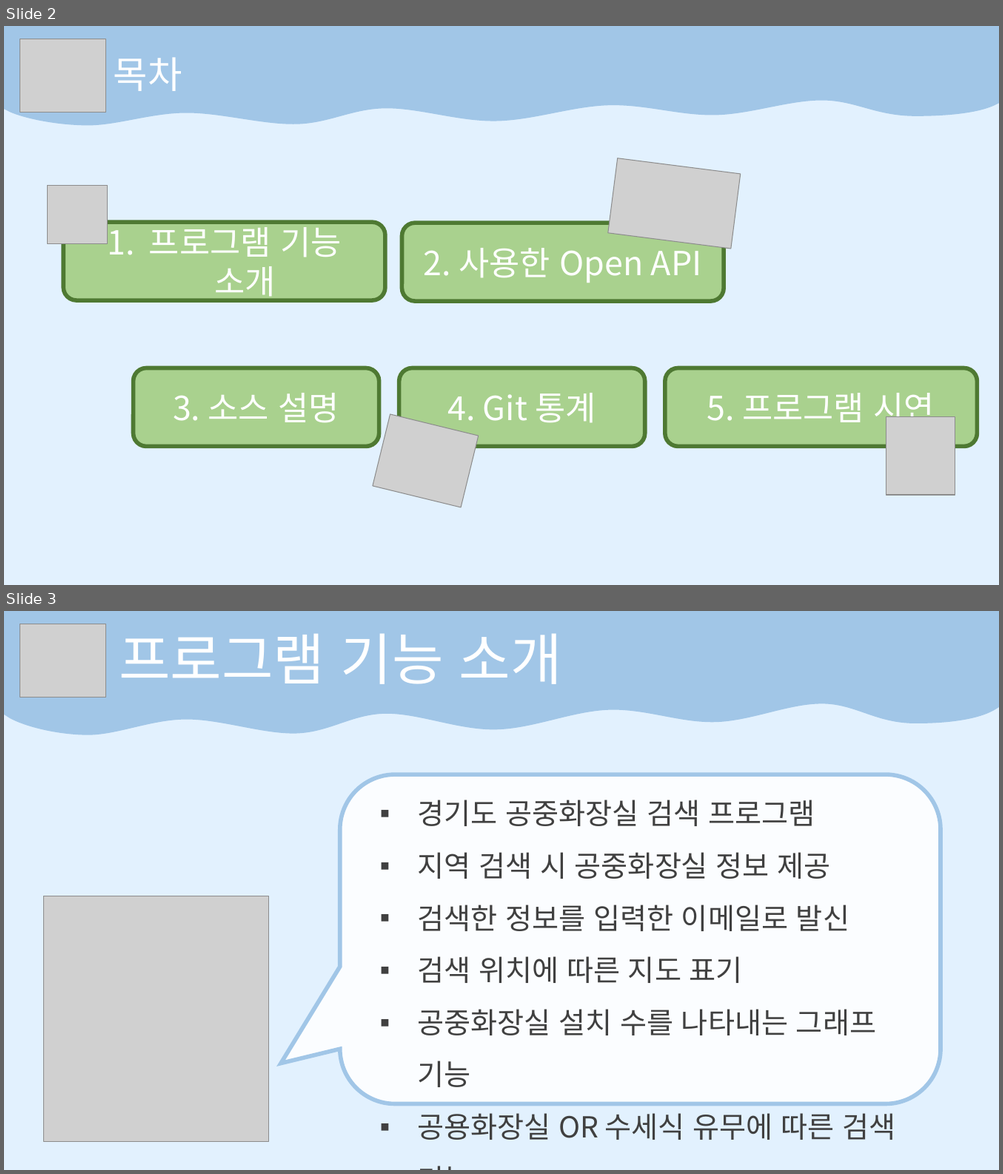
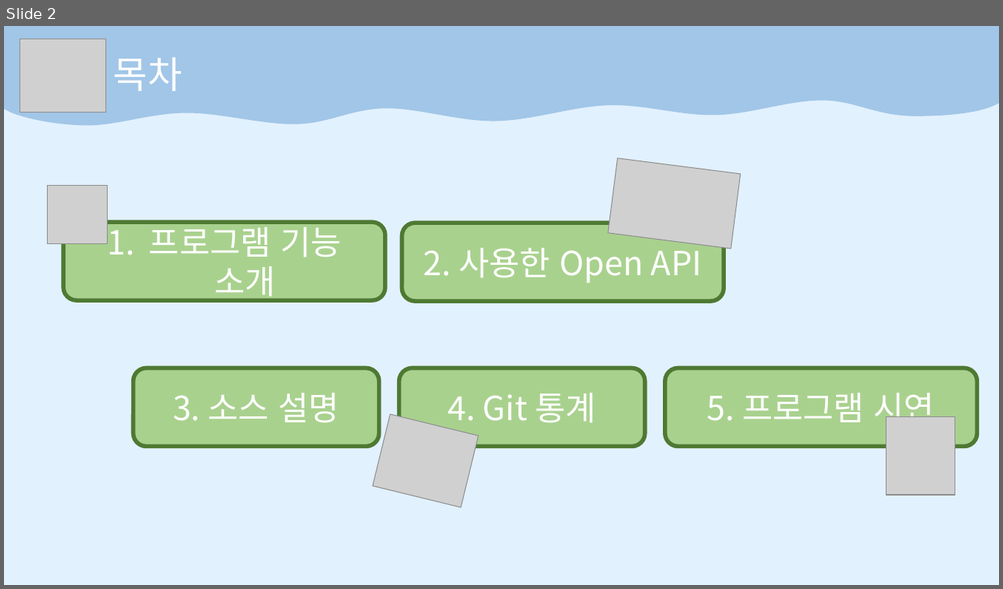
Before and after one commit to HongMyengJin/scriptlang, a slide deck: TermProject/Term최종발표.pptx. Shown one above the other, each under a label of ours: slides 2 and 3 before the commit, slide 2 after it. The pictures are 1003x1174 and 1003x589 pixels, drawn with LibreOffice and Linux fonts; fonts in the diff are those of the drawing; grey boxes stand for pictures. Boxes give left, top, right and bottom in pixels: in the first picture for what was removed or moved away, otherwise in the second. Text is boxed around its words. In the diff, an @@ line names an element or a change of style, - is before the commit and + after.

```diff
--- a/TermProject/Term최종발표.pptx
+++ b/TermProject/Term최종발표.pptx
@@ slide 3 removed at bbox=[4, 611, 999, 1170], background #E2F1FE @@
@@ freeform shape removed at bbox=[4, 611, 999, 735] @@
@@ picture removed at bbox=[20, 624, 106, 697] @@
@@ text removed at bbox=[119, 633, 562, 684] @@
-프로그램 기능 소개
@@ rounded speech box removed at bbox=[340, 775, 940, 1104] @@
@@ text removed at bbox=[417, 800, 896, 1140] @@
-▪ 경기도 공중화장실 검색 프로그램
-▪ 지역 검색 시 공중화장실 정보 제공
-▪ 검색한 정보를 입력한 이메일로 발신
-▪ 검색 위치에 따른 지도 표기
-▪ 공중화장실 설치 수를 나타내는 그래프 기능
-▪ 공용화장실 OR 수세식 유무에 따른 검색 기능
@@ picture removed at bbox=[43, 897, 269, 1142] @@
```
Also in this commit, not shown: 5 slides changed, 7 slides added, 52 other files.
